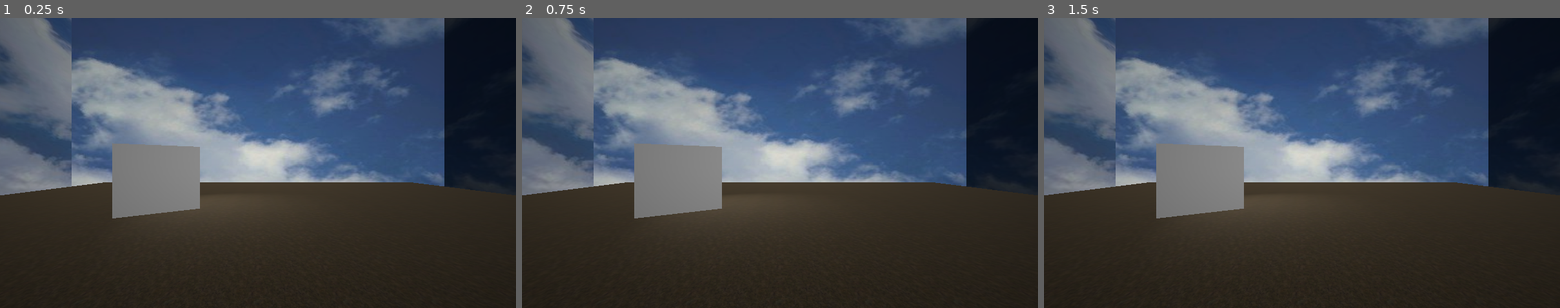
Above: before the commit, frames 1-3 (left to right).
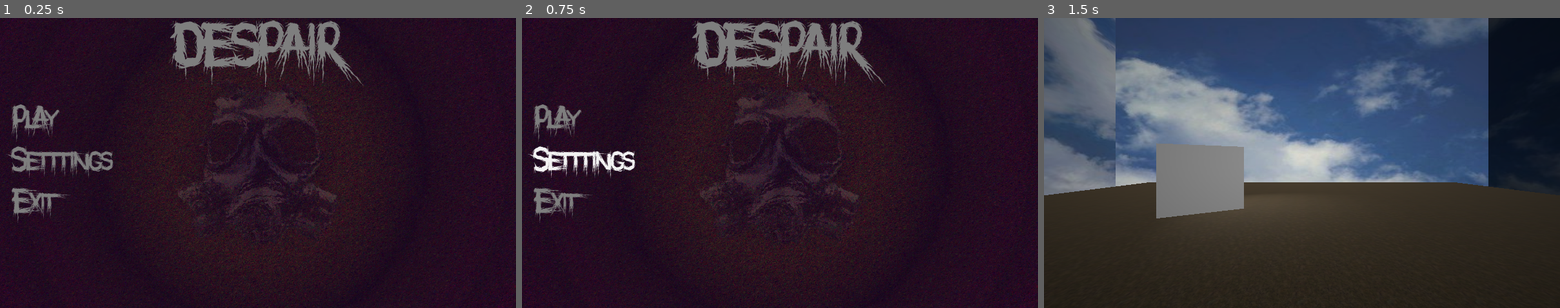
Above: after the commit, the same moments.

Repository: Sea-Men-Studios/Despair
Game: Godot game, scene res://scenes/MainMenu.tscn
Same seed, same stepped clock (60 frames per second), same inputs: the game is played once before the commit and once after it. Before the commit the project starts from res://scenes/test_environment.tscn.
Inputs (mouse positions are in pixels of both pictures, inside the frame that each line leads up to):
- Up to frame 1 (0.25 s): no input
- Up to frame 2 (0.75 s): click (563, 145) at 0.5 s, where only the run after the commit has a clickable "Setttings"
- Up to frame 3 (1.5 s): click (1059, 110) at 1.25 s, where only the run after the commit has a clickable "Play"

The runs differ from the first frame. In frame 1, 81% of the frame differs, in the area x 0-100%, y 0-100%; in frame 2, 81%; in frame 3, nothing differs.

Commit message:
MainMenu
Added basic main menu with play and quit buttons working

Diff:
--- a/project.godot
+++ b/project.godot
@@ -11,7 +11,7 @@
 [application]
 
 config/name="Despair"
-run/main_scene="uid://d2vfs1qvkkqlr"
+run/main_scene="uid://skgr55v5oqsr"
 config/features=PackedStringArray("4.7", "Forward Plus")
 config/icon="res://icon.svg"
 
--- /dev/null
+++ b/scenes/MainMenu.tscn
@@ -0,0 +1,126 @@
+[gd_scene format=3 uid="uid://skgr55v5oqsr"]
+
+[ext_resource type="Texture2D" uid="uid://c5rko5adsmpom" path="res://assets/images/MMbg.png" id="1_0ykhv"]
+[ext_resource type="Script" uid="uid://byodywni8fvgd" path="res://src/main_menu.gd" id="1_2wh52"]
+[ext_resource type="FontFile" uid="uid://bdc5pulf3pph6" path="res://assets/fonts/Philophobia-0p8d.ttf" id="2_2wh52"]
+
+[sub_resource type="LabelSettings" id="LabelSettings_dtook"]
+font = ExtResource("2_2wh52")
+font_size = 200
+font_color = Color(0.49411765, 0.49411765, 0.49411765, 1)
+
+[sub_resource type="StyleBoxEmpty" id="StyleBoxEmpty_gh7k3"]
+
+[sub_resource type="StyleBoxEmpty" id="StyleBoxEmpty_qfsrg"]
+
+[sub_resource type="StyleBoxEmpty" id="StyleBoxEmpty_qk5rn"]
+
+[sub_resource type="StyleBoxEmpty" id="StyleBoxEmpty_xw254"]
+
+[sub_resource type="StyleBoxEmpty" id="StyleBoxEmpty_yaulk"]
+
+[node name="CanvasLayer" type="CanvasLayer" unique_id=1764355155]
+script = ExtResource("1_2wh52")
+
+[node name="Control" type="Control" parent="." unique_id=325137248]
+layout_mode = 3
+anchors_preset = 15
+anchor_right = 1.0
+anchor_bottom = 1.0
+grow_horizontal = 2
+grow_vertical = 2
+
+[node name="TextureRect" type="TextureRect" parent="Control" unique_id=351287474]
+layout_mode = 0
+offset_right = 40.0
+offset_bottom = 40.0
+texture = ExtResource("1_0ykhv")
+
+[node name="Despair" type="Label" parent="Control" unique_id=8800671]
+layout_mode = 1
+anchors_preset = 10
+anchor_right = 1.0
+offset_bottom = 200.0
+grow_horizontal = 2
+text = "DESPAIR"
+label_settings = SubResource("LabelSettings_dtook")
+horizontal_alignment = 1
+
+[node name="VBoxContainer" type="VBoxContainer" parent="Control" unique_id=1568568466]
+layout_mode = 1
+anchors_preset = 9
+anchor_bottom = 1.0
+offset_right = 460.0
+grow_vertical = 2
+offset_transform_enabled = true
+offset_transform_position_ratio = Vector2(0.22, 0.085)
+offset_transform_scale = Vector2(1.24, 1.24)
+theme_override_constants/separation = 124
+alignment = 1
+
+[node name="Control" type="Control" parent="Control/VBoxContainer" unique_id=167703401]
+layout_mode = 2
+
+[node name="Play" type="Button" parent="Control/VBoxContainer/Control" unique_id=1374732594]
+layout_mode = 0
+offset_left = 1.0
+offset_top = -130.0
+offset_right = 132.0
+offset_bottom = -2.0
+offset_transform_enabled = true
+theme_override_colors/font_color = Color(0.49411765, 0.49411765, 0.49411765, 1)
+theme_override_fonts/font = ExtResource("2_2wh52")
+theme_override_font_sizes/font_size = 90
+theme_override_styles/normal = SubResource("StyleBoxEmpty_gh7k3")
+theme_override_styles/pressed = SubResource("StyleBoxEmpty_qfsrg")
+theme_override_styles/hover = SubResource("StyleBoxEmpty_qk5rn")
+theme_override_styles/disabled = SubResource("StyleBoxEmpty_xw254")
+theme_override_styles/focus = SubResource("StyleBoxEmpty_yaulk")
+text = "Play
+"
+
+[node name="Control2" type="Control" parent="Control/VBoxContainer" unique_id=1905655122]
+layout_mode = 2
+
+[node name="Settings" type="Button" parent="Control/VBoxContainer/Control2" unique_id=2038097347]
+layout_mode = 0
+offset_left = 1.0
+offset_top = -130.0
+offset_right = 132.0
+offset_bottom = -2.0
+offset_transform_enabled = true
+theme_override_colors/font_color = Color(0.49411765, 0.49411765, 0.49411765, 1)
+theme_override_fonts/font = ExtResource("2_2wh52")
+theme_override_font_sizes/font_size = 90
+theme_override_styles/normal = SubResource("StyleBoxEmpty_gh7k3")
+theme_override_styles/pressed = SubResource("StyleBoxEmpty_qfsrg")
+theme_override_styles/hover = SubResource("StyleBoxEmpty_qk5rn")
+theme_override_styles/disabled = SubResource("StyleBoxEmpty_xw254")
+theme_override_styles/focus = SubResource("StyleBoxEmpty_yaulk")
+text = "Setttings
+"
+
+[node name="Control3" type="Control" parent="Control/VBoxContainer" unique_id=685518873]
+layout_mode = 2
+
+[node name="Exit" type="Button" parent="Control/VBoxContainer/Control3" unique_id=1382541039]
+layout_mode = 0
+offset_left = 1.0
+offset_top = -130.0
+offset_right = 132.0
+offset_bottom = -2.0
+offset_transform_enabled = true
+theme_override_colors/font_color = Color(0.49411765, 0.49411765, 0.49411765, 1)
+theme_override_fonts/font = ExtResource("2_2wh52")
+theme_override_font_sizes/font_size = 90
+theme_override_styles/normal = SubResource("StyleBoxEmpty_gh7k3")
+theme_override_styles/pressed = SubResource("StyleBoxEmpty_qfsrg")
+theme_override_styles/hover = SubResource("StyleBoxEmpty_qk5rn")
+theme_override_styles/disabled = SubResource("StyleBoxEmpty_xw254")
+theme_override_styles/focus = SubResource("StyleBoxEmpty_yaulk")
+text = "Exit
+"
+
+[connection signal="pressed" from="Control/VBoxContainer/Control/Play" to="." method="_on_play_pressed"]
+[connection signal="pressed" from="Control/VBoxContainer/Control2/Settings" to="." method="_on_settings_pressed"]
+[connection signal="pressed" from="Control/VBoxContainer/Control3/Exit" to="." method="_on_exit_pressed"]
--- /dev/null
+++ b/src/main_menu.gd
@@ -0,0 +1,23 @@
+extends CanvasLayer
+
+
+# Called when the node enters the scene tree for the first time.
+func _ready() -> void:
+	pass # Replace with function body.
+
+
+# Called every frame. 'delta' is the elapsed time since the previous frame.
+func _process(delta: float) -> void:
+	pass
+
+
+func _on_play_pressed() -> void:
+	get_tree().change_scene_to_file("res://scenes/test_environment.tscn")
+
+
+func _on_settings_pressed() -> void:
+	pass # Replace with function body.
+
+
+func _on_exit_pressed() -> void:
+	get_tree().quit()
Binary file added: assets/fonts/DemonSker-zyzD.ttf
Not shown, added: assets/fonts/DemonSker-zyzD.ttf.import
Binary file added: assets/fonts/Philophobia-0p8d.ttf
Not shown, added: assets/fonts/Philophobia-0p8d.ttf.import
Binary file added: assets/fonts/WhoAsksSatan-5vxx.ttf
Not shown, added: assets/fonts/WhoAsksSatan-5vxx.ttf.import
Binary file added: assets/images/MMbg.png
Not shown, added: assets/images/MMbg.png.import
Not shown, added: src/main_menu.gd.uid
